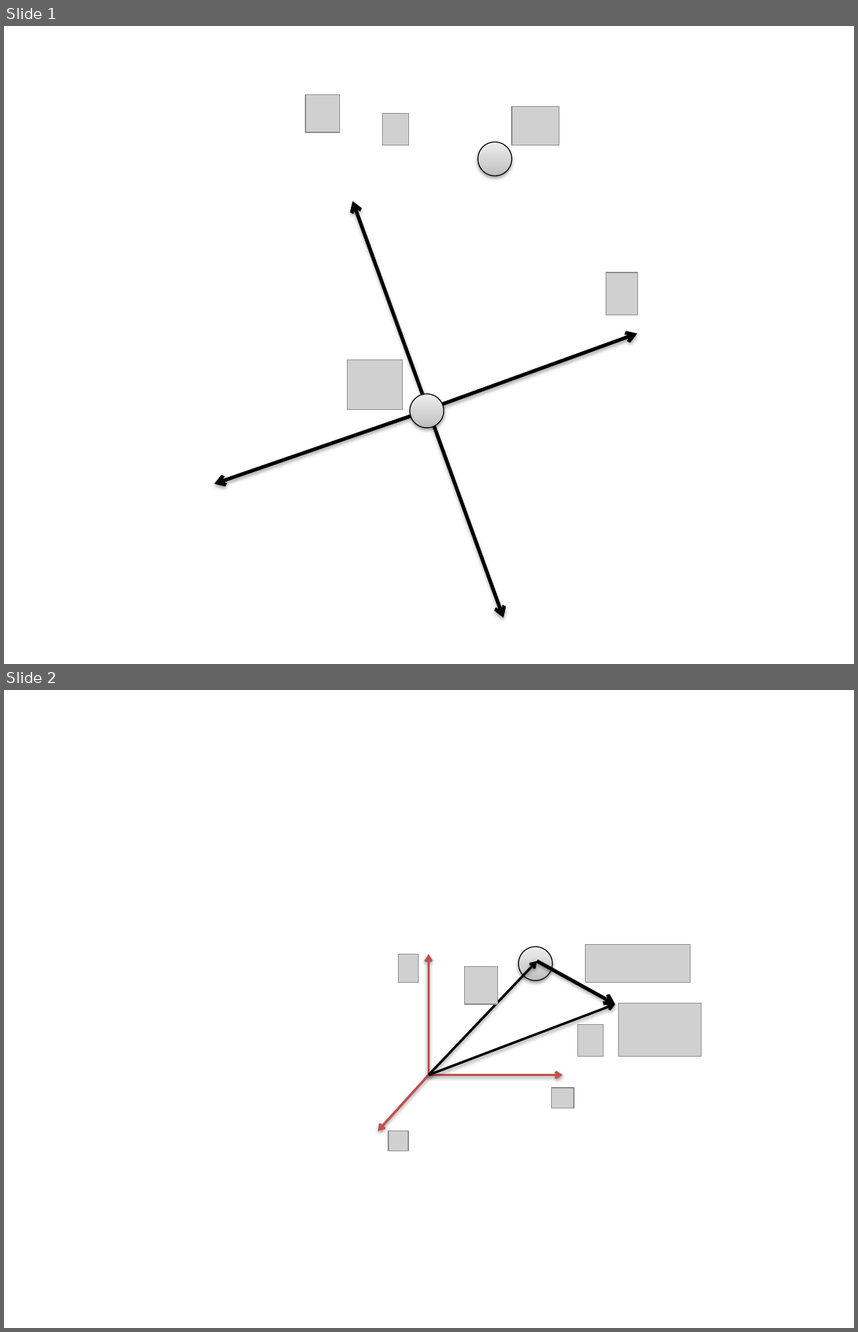
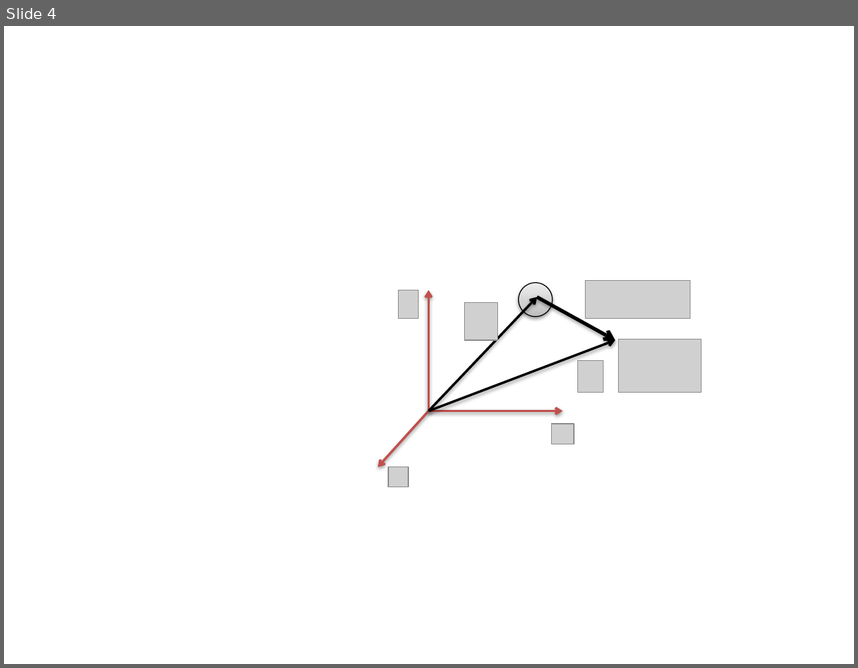
Before and after one commit to cdohl/physik2, a slide deck: figures/Presentation1.pptx. Shown one above the other, each under a label of ours: slides 1 and 2 before the commit, slide 4 after it. The pictures are 858x1332 and 858x668 pixels, drawn with LibreOffice and Linux fonts; fonts in the diff are those of the drawing; grey boxes stand for pictures. Boxes give left, top, right and bottom in pixels: in the first picture for what was removed or moved away, otherwise in the second. Text is boxed around its words. In the diff, an @@ line names an element or a change of style, - is before the commit and + after.

```diff
--- a/figures/Presentation1.pptx
+++ b/figures/Presentation1.pptx
@@ slide 1 removed at box(4, 26, 854, 664), background #FFFFFF @@
@@ picture removed at box(306, 95, 340, 132) @@
@@ picture removed at box(512, 106, 559, 145) @@
@@ picture removed at box(382, 114, 408, 146) @@
@@ ellipse removed at box(478, 142, 513, 176) @@
@@ group removed at box(214, 201, 637, 617): 4 arrows @@
@@ picture removed at box(606, 272, 638, 315) @@
@@ picture removed at box(348, 359, 403, 408) @@
@@ ellipse removed at box(410, 394, 444, 428) @@
@@ what was slide 2 is now slide 4 @@
```
Also in this commit, not shown: 3 slides added, 8 other files.
